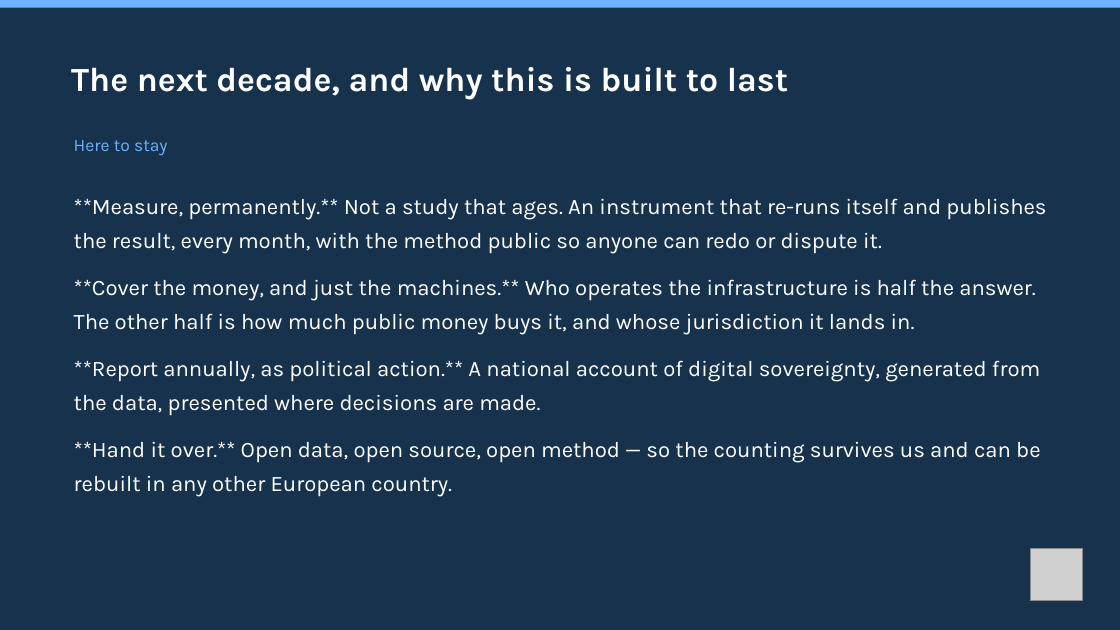
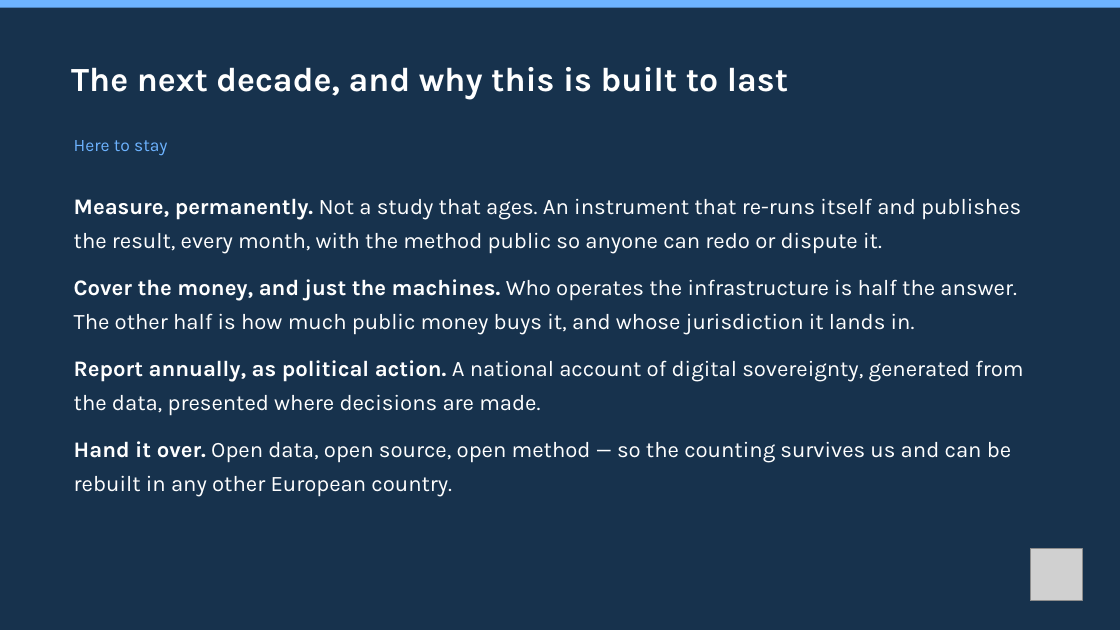
Before and after one commit to mxmap-it/osservatorio-nazionale-sovranita-digitale, a slide deck: slide 3 of static/slide/sfscon-2026-mxmap-italia.pptx. Drawn at 1120x630 pixels with LibreOffice and Linux fonts; fonts in the diff are those of the drawing; grey boxes stand for pictures. Boxes give left, top, right and bottom in pixels: in the first picture for what was removed or moved away, otherwise in the second. Text is boxed around its words. In the diff, an @@ line names an element or a change of style, - is before the commit and + after.

```diff
--- a/static/slide/sfscon-2026-mxmap-italia.pptx
+++ b/static/slide/sfscon-2026-mxmap-italia.pptx
@@ text at bbox=[74, 198, 1023, 497]: text changed @@
-**Measure, permanently.** Not a study that ages. An instrument that re-runs itself and publishes the result, every month, with the method public so anyone can redo or dispute it.
-**Cover the money, and just the machines.** Who operates the infrastructure is half the answer. The other half is how much public money buys it, and whose jurisdiction it lands in.
-**Report annually, as political action.** A national account of digital sovereignty, generated from the data, presented where decisions are made.
-**Hand it over.** Open data, open source, open method — so the counting survives us and can be rebuilt in any other European country.
+Measure, permanently. Not a study that ages. An instrument that re-runs itself and publishes the result, every month, with the method public so anyone can redo or dispute it.
+Cover the money, and just the machines. Who operates the infrastructure is half the answer. The other half is how much public money buys it, and whose jurisdiction it lands in.
+Report annually, as political action. A national account of digital sovereignty, generated from the data, presented where decisions are made.
+Hand it over. Open data, open source, open method — so the counting survives us and can be rebuilt in any other European country.
```
Also in this commit, not shown: 15 other slides changed, 1 slide added, 5 other files.
